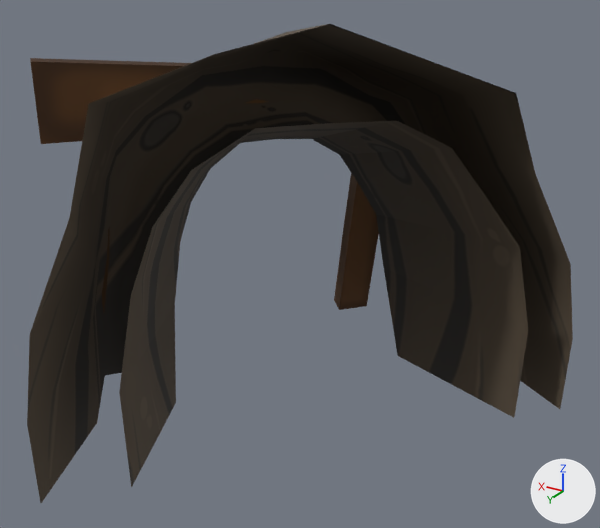
Before and after pictures for a commit that changed the FBX model PinballPlanet/Assets/ThemeAssets/Desert/Meshes/MineEntrance02.fbx.
One viewpoint serves both versions: a 50 mm lens placed at (-1.263, 0.187, 0.36), pointed at (-0.972, -0.297, 0.118). Lighting does not change. The marker at lower right points along +X, +Y and +Z. Where no turn or scale is listed for an object, it has been applied to the vertices.

In view in the first picture: 'MineEntrance01'.
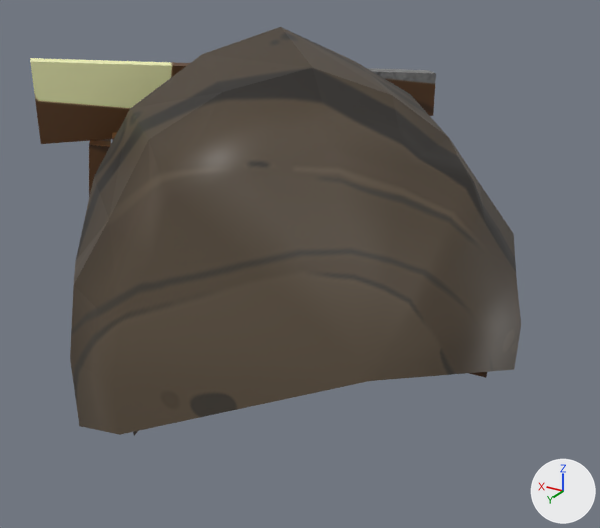
The newer file is also turned or shifted as a whole; pictures and numbers use the older file's frame.

Pixel boxes (x1, y1, x2, y2) of what changed, in the pictures (600 x 528 px):
'MineEntrance01', reshaped (10% narrower, 15% shorter): before (27, 24, 573, 503); after (30, 27, 521, 436)
part 1 of me_mesh, built on: before (27, 24, 573, 503); after (70, 27, 521, 436)
part 2 of me_mesh, surface changed (brown to beige): before (30, 58, 382, 375); after (30, 58, 436, 197)

What the commit changed:
Material 'lambert33' (mat_lambert33) is new.
Its texture is img_mineentrance_png.
me_mesh is used by ob_mineentrance01; location (-0.9576, -0.301, 0.0).
me_mesh had 130 vertices, 102 faces and spanned x -0.196..0.196, y -0.199..0.199, z -0.01..0.298.
me_mesh no longer uses material mat_03___default2 (picture img_mineentrance_png).
me_mesh now has 144 vertices, 126 faces and spans x -0.16..0.196, y -0.199..0.145, z -0.01..0.282.
Part 1, on me_mesh:
6 vertices in x -0.123..0.091, y -0.137..0.101, z 0.0..0.282 move by (0.018, -0.021, 0.0).
5 vertices in x -0.123..0.104, y -0.14..0.109, z 0.0..0.266 move by (0.018, -0.02, 0.0).
4 vertices in x -0.17..0.02, y -0.062..0.147, z 0.0..0.142 move by (0.039, -0.046, 0.0).
4 vertices in x -0.138..0.01, y -0.028..0.135, z 0.185..0.24 move by (0.038, -0.046, -0.019).
21 vertices move from x -0.196..0.096, y -0.091..0.199, z 0.0..0.298 to x -0.143..0.123, y -0.121..0.137, z 0.0..0.263.
14 vertices are added at x -0.16..0.044, y -0.079..0.145, z 0.031..0.218.
24 new faces join them.
me_mesh part 2: 102 kept faces spanning x -0.143..0.196, y -0.199..0.137, z -0.01..0.282 get new texture (UV) coordinates.
me_mesh now uses material mat_lambert33 (picture img_mineentrance_png).
